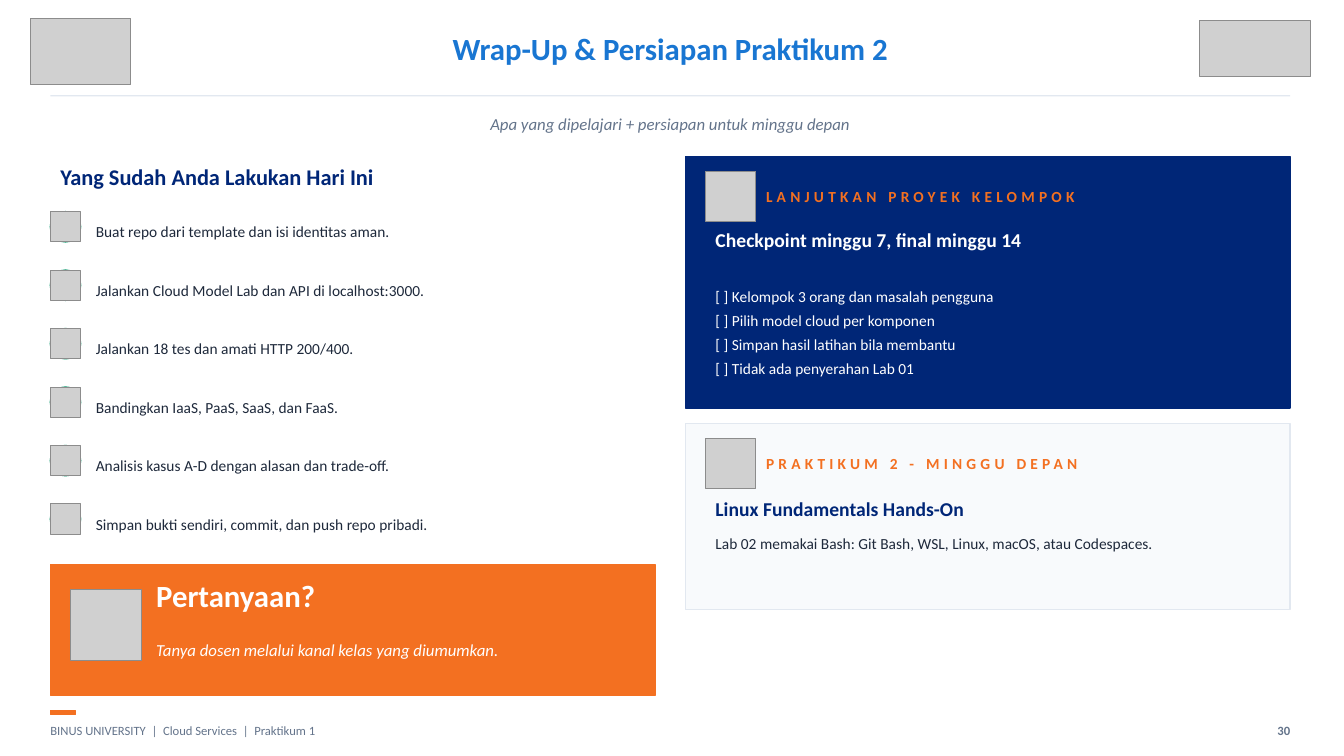
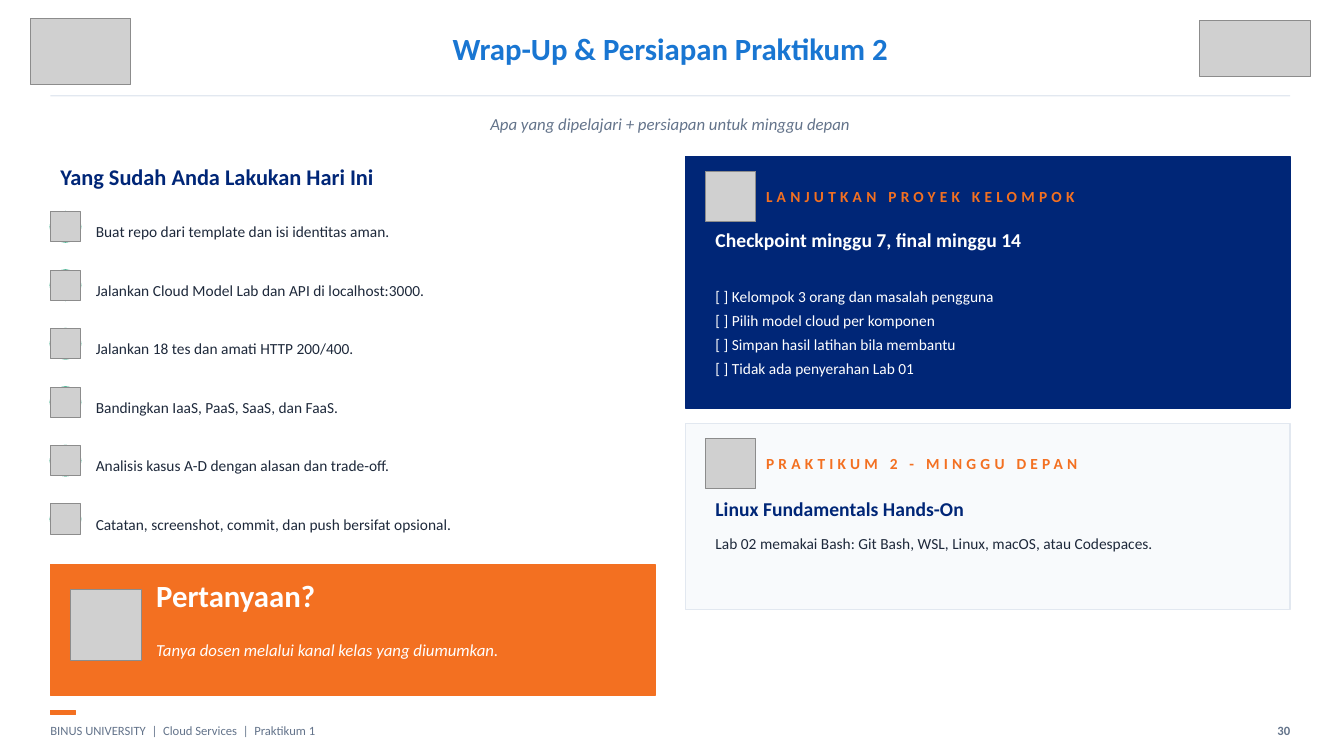
Before and after one commit to SeedFlora/meet1CloudService, a slide deck: slide 30 of slides/LAB01_Pengantar_Cloud_Hands_On_Final.pptx. Drawn at 1344x756 pixels with LibreOffice and Linux fonts; fonts in the diff are those of the drawing; grey boxes stand for pictures. Boxes give left, top, right and bottom in pixels: in the first picture for what was removed or moved away, otherwise in the second. Text is boxed around its words. In the diff, an @@ line names an element or a change of style, - is before the commit and + after.

```diff
--- a/slides/LAB01_Pengantar_Cloud_Hands_On_Final.pptx
+++ b/slides/LAB01_Pengantar_Cloud_Hands_On_Final.pptx
@@ text at <box>96,519,451,533</box>: text changed @@
-Simpan bukti sendiri, commit, dan push repo pribadi.
+Catatan, screenshot, commit, dan push bersifat opsional.
```
Also in this commit, not shown: 2 other slides changed, 12 other files.
